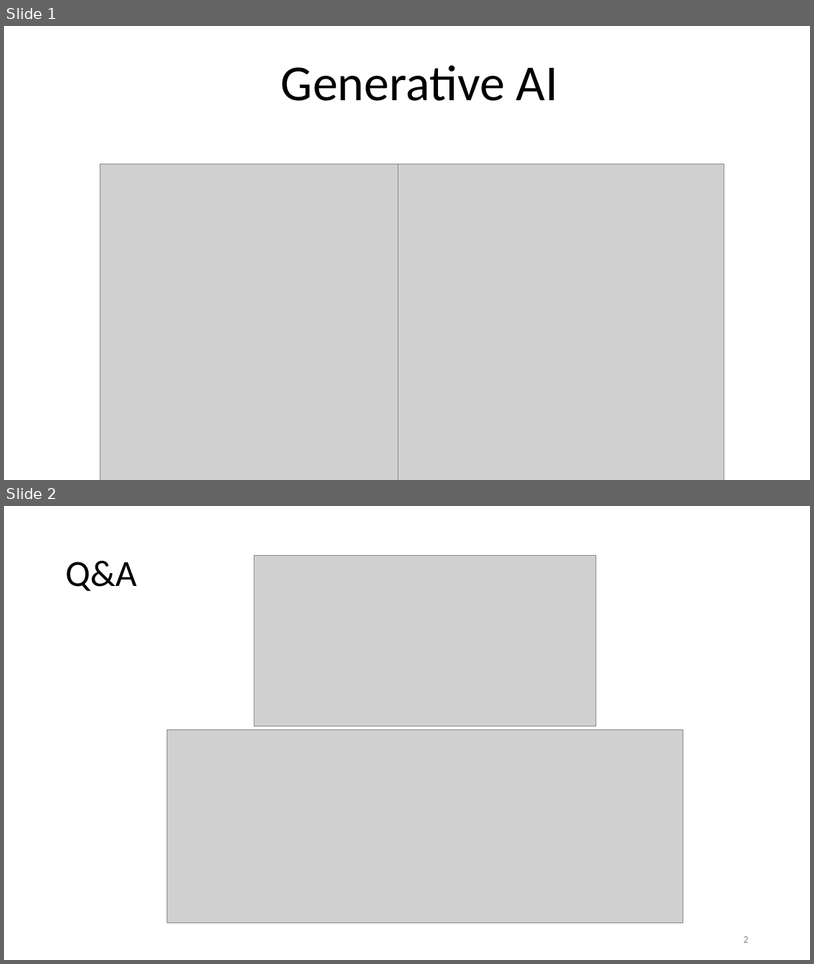
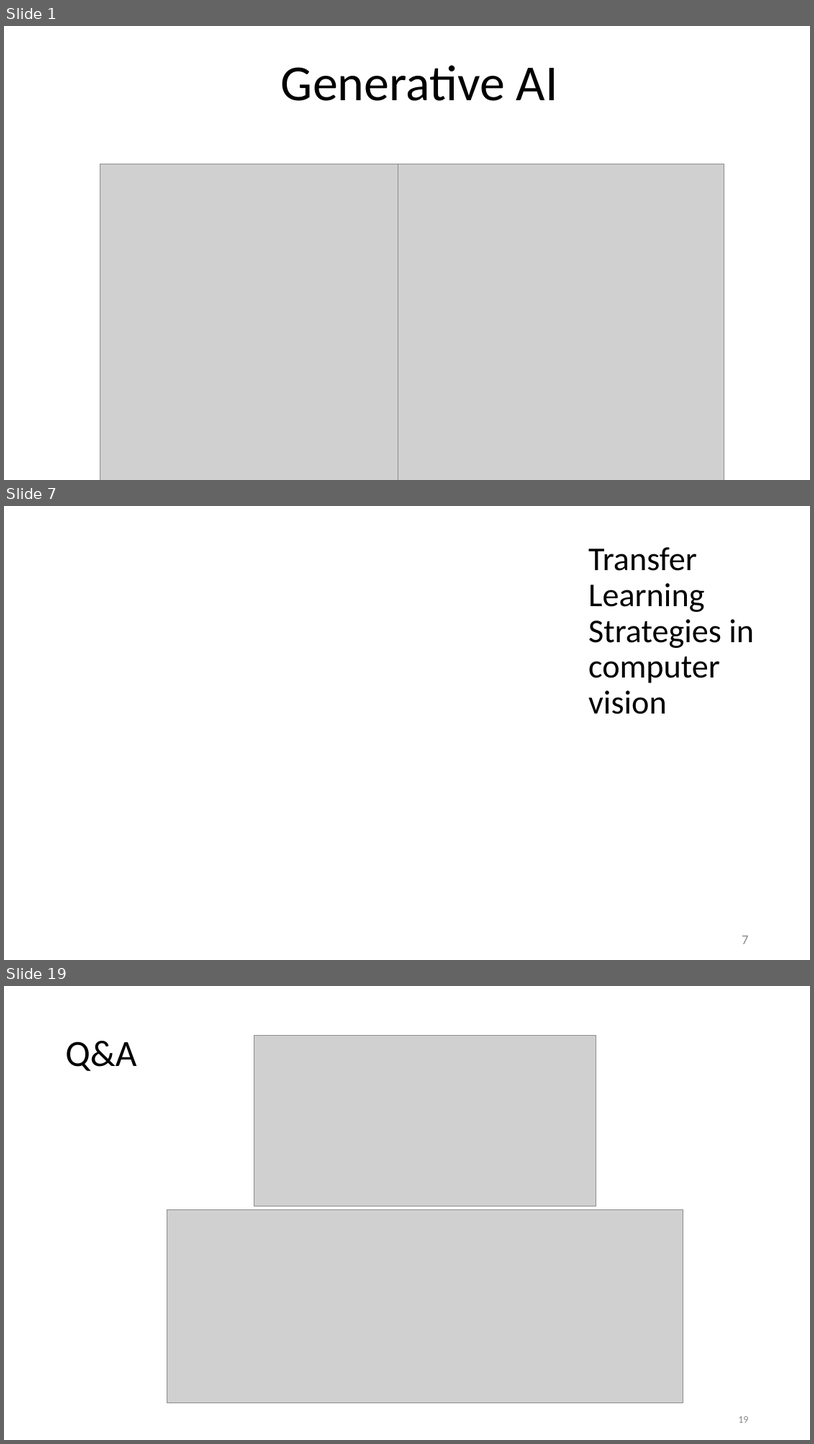
Before and after one commit to motazsaad/NLP-Seminar, a slide deck: slides/LLMs/Transfer learning (finetunning).pptx. Shown one above the other, each under a label of ours: slides 1 and 2 before the commit, slides 1, 7 and 19 after it; the slides between them are not shown. The pictures are 814x964 and 814x1444 pixels, drawn with LibreOffice and Linux fonts; fonts in the diff are those of the drawing; grey boxes stand for pictures; background and template pictures are left out. Boxes give left, top, right and bottom in pixels: in the first picture for what was removed or moved away, otherwise in the second. Text is boxed around its words. In the diff, an @@ line names an element or a change of style, - is before the commit and + after.

```diff
--- a/slides/LLMs/Transfer learning (finetunning).pptx
+++ b/slides/LLMs/Transfer learning (finetunning).pptx
@@ slide 7 added at [4,506,810,960], background picture (left out) @@
@@ title added at [589,547,754,714], 39.6 pt, text #000000 @@
+Transfer Learning Strategies in computer vision
@@ page number added at [742,935,748,944], 16 pt, text #8C8C8C @@
+7
@@ what was slide 2 is now slide 19 @@
@@ page number at [738,1416,748,1422]: text changed @@
-2
+19
```
Also in this commit, not shown: 16 other slides added.
